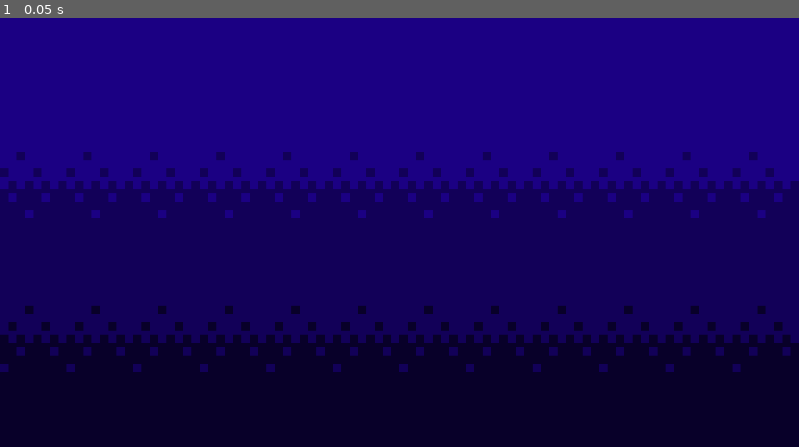
Above: before the commit, frame 1.
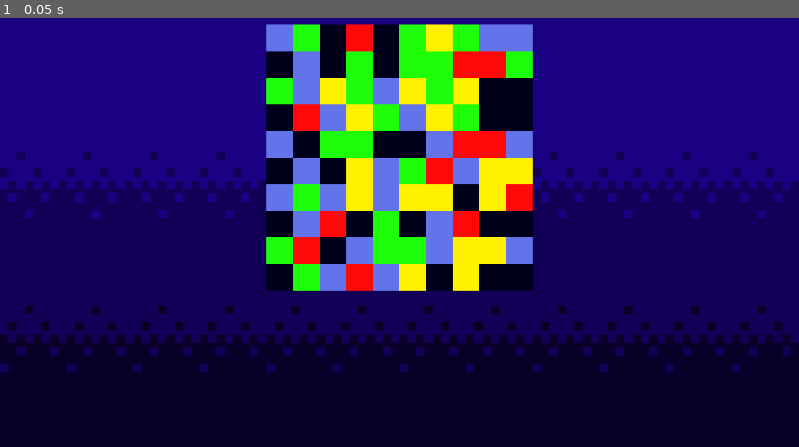
Above: after the commit, the same moment.

Repository: owewhe23/ProjectPop
Game: Godot game, scene res://Main.tscn
Two runs of this game, one before a commit and one after it. Both use one fixed random seed, a clock stepped at 60 frames per second and the inputs below.
Inputs:
- Up to frame 1 (0.05 s): no input

The runs differ from the first frame. In frame 1, 21% of the frame differs, in the area x 33-67%, y 1-64%.
Error before the commit: Parse Error: The identifier "i" isn't declared in the current scope. (res://grid.gd:42)

Commit message:
Update grid.gd

Diff:
--- a/ProjectPop/grid.gd
+++ b/ProjectPop/grid.gd
@@ -15,6 +15,9 @@
 ]
 
 var all_berries = []
+
+var first_click = Vector2(0,0)
+var last_click = Vector2(0,0)
 
 # Called when the node enters the scene tree for the first time.
 func _ready():
@@ -35,22 +38,42 @@
 		for j in height:
 			var rand = floor(rand_range(0, possible_berries.size()))
 			var berry = possible_berries[rand].instance()
+			var loops = 0
+			while(match_at(i, j, berry.colour) && loops <100):
+				rand = floor(rand_range(0, possible_berries.size()))
+				loops += 1
+				berry = possible_berries[rand].instance()
 			add_child(berry)
 			berry.position = grid_to_pixel(i, j)
 			all_berries[i][j] = berry
-func match_at(column, row, colour):
+
+func match_at(i, j, colour):
 	if i > 1:
 		if all_berries[i - 1][j] != null && all_berries[i - 2][j] != null:
-			pass
-		pass
-	pass
+			if all_berries[i - 1][j].colour == colour && all_berries[i - 2][j].colour == colour:
+				return true
+	if j > 1:
+		if all_berries[i][j - 1] != null && all_berries[i][j - 2] != null:
+			if all_berries[i][j - 1].colour == colour && all_berries[i][j - 2].colour == colour:
+				return true
 
 func grid_to_pixel(column, row):
 	var new_x = x_start + offset * column
 	var new_y = x_start + -offset * row
 	return Vector2(new_x, new_y)
 
+func pixel_to_grid(pixel_x, pixel_y):
+	var new_x = round((pixel_x - x_start) / offset)
+	var new_y = round((pixel_y - y_start) / -offset)
+	return Vector2(new_x, new_y)
 
-# Called every frame. 'delta' is the elapsed time since the previous frame.
-#func _process(delta):
-#	pass
+func click_input():
+	if Input.is_action_just_pressed("click"):
+		first_click = get_global_mouse_position()
+		var grid_position = pixel_to_grid(first_click.x, first_click.y)
+		print(grid_position)
+	if Input.is_action_just_released("click"):
+		last_click = get_global_mouse_position()
+
+func _process(delta):
+	click_input()
